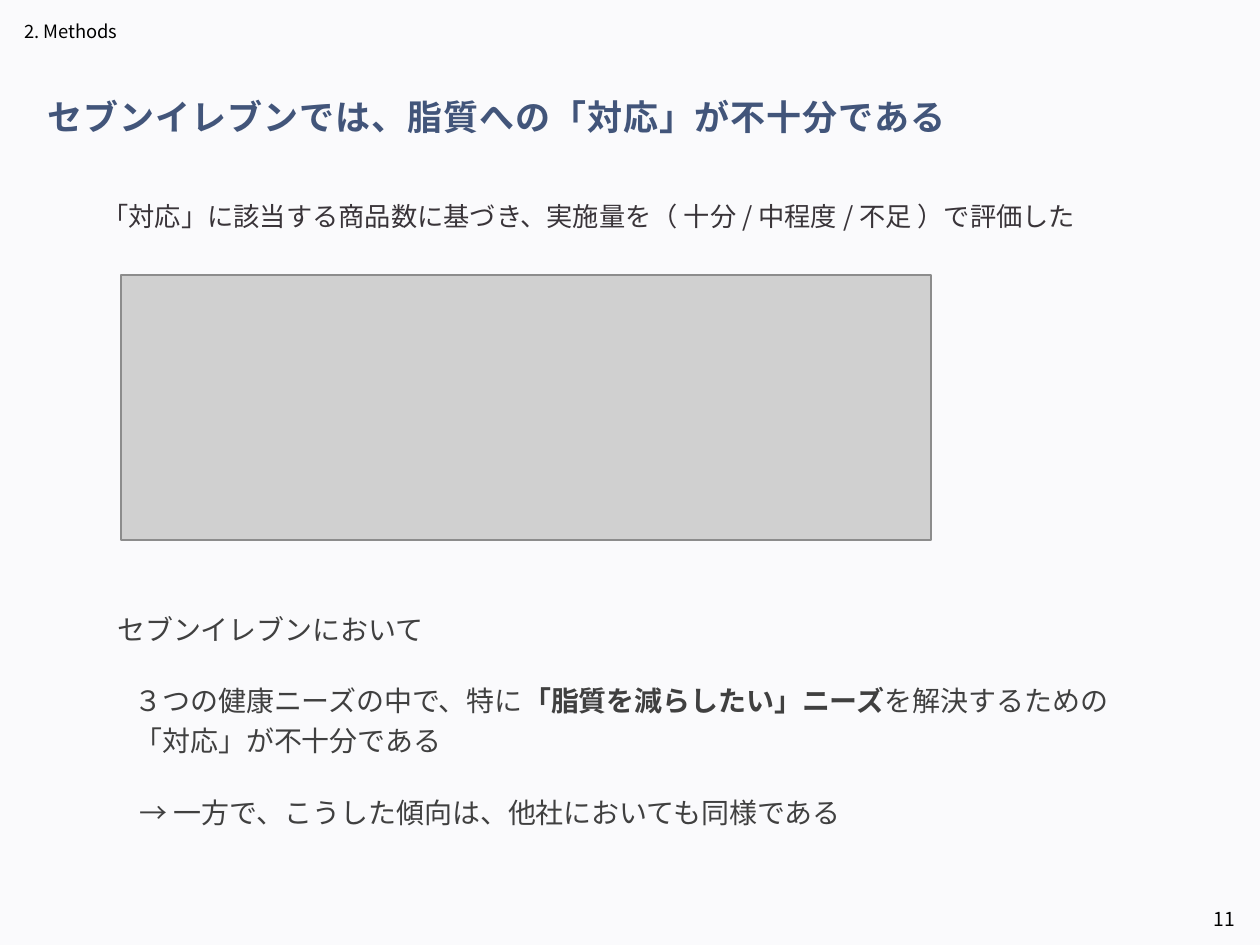
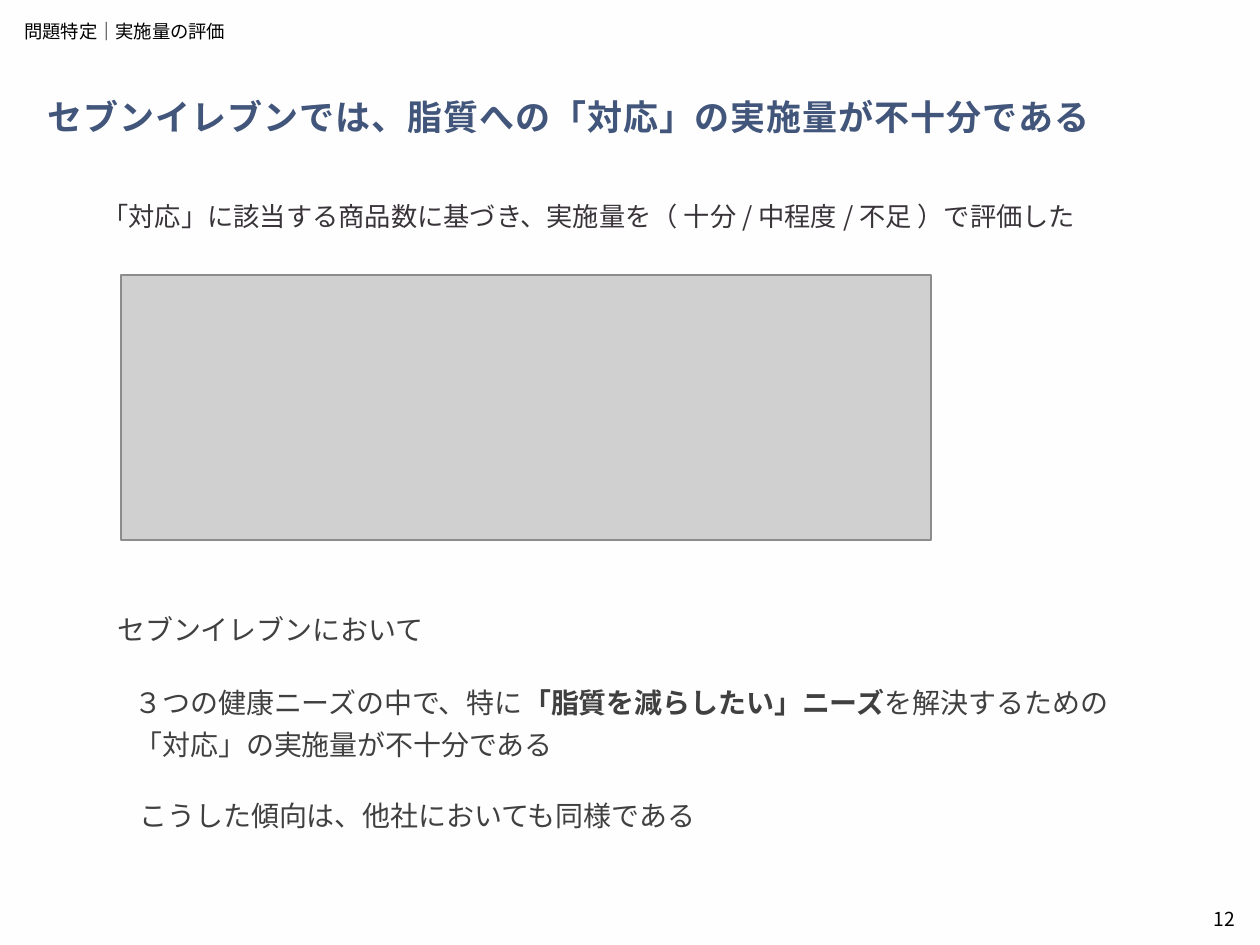
Before and after one commit to aoiseki0415/Accenture_CEO, a slide deck: slide 12 of 提出物一覧/アクセンチュア_中間発表.pptx (slide 11 before the commit). Drawn at 1260x945 pixels with LibreOffice and Linux fonts; fonts in the diff are those of the drawing; grey boxes stand for pictures. Boxes give left, top, right and bottom in pixels: in the first picture for what was removed or moved away, otherwise in the second. Text is boxed around its words. In the diff, an @@ line names an element or a change of style, - is before the commit and + after.

```diff
--- a/提出物一覧/アクセンチュア_中間発表.pptx
+++ b/提出物一覧/アクセンチュア_中間発表.pptx
@@ background #E7E6F4 at 19% opacity to #F5EDE9 at 4% opacity @@
@@ text removed at bbox=[24, 23, 118, 39] @@
-2. Methods
@@ text added at bbox=[24, 22, 225, 40], 10.5 pt, text #000000 @@
+問題特定｜実施量の評価
@@ text at bbox=[48, 100, 1090, 134]: text changed @@
-セブンイレブンでは、脂質への「対応」が不十分である
+セブンイレブンでは、脂質への「対応」の実施量が不十分である
@@ text at bbox=[135, 689, 1108, 758]: text changed @@
-３つの健康ニーズの中で、特に「脂質を減らしたい」ニーズを解決するための「対応」が不十分である
+３つの健康ニーズの中で、特に「脂質を減らしたい」ニーズを解決するための「対応」の実施量が不十分である
@@ text at bbox=[140, 802, 696, 829]: text changed @@
-→ 一方で、こうした傾向は、他社においても同様である
+こうした傾向は、他社においても同様である
@@ page number at bbox=[1213, 911, 1234, 926]: text changed @@
-11
+12
```
Also in this commit, not shown: 15 other slides changed, 7 slides added, 3 slides removed.
